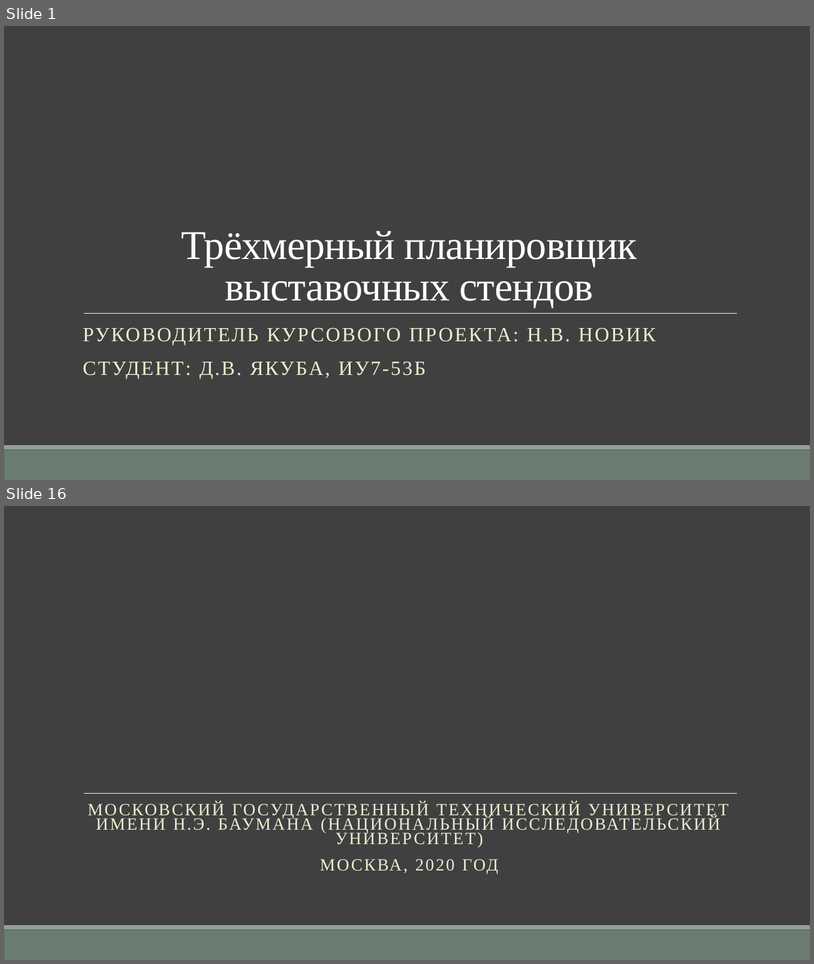
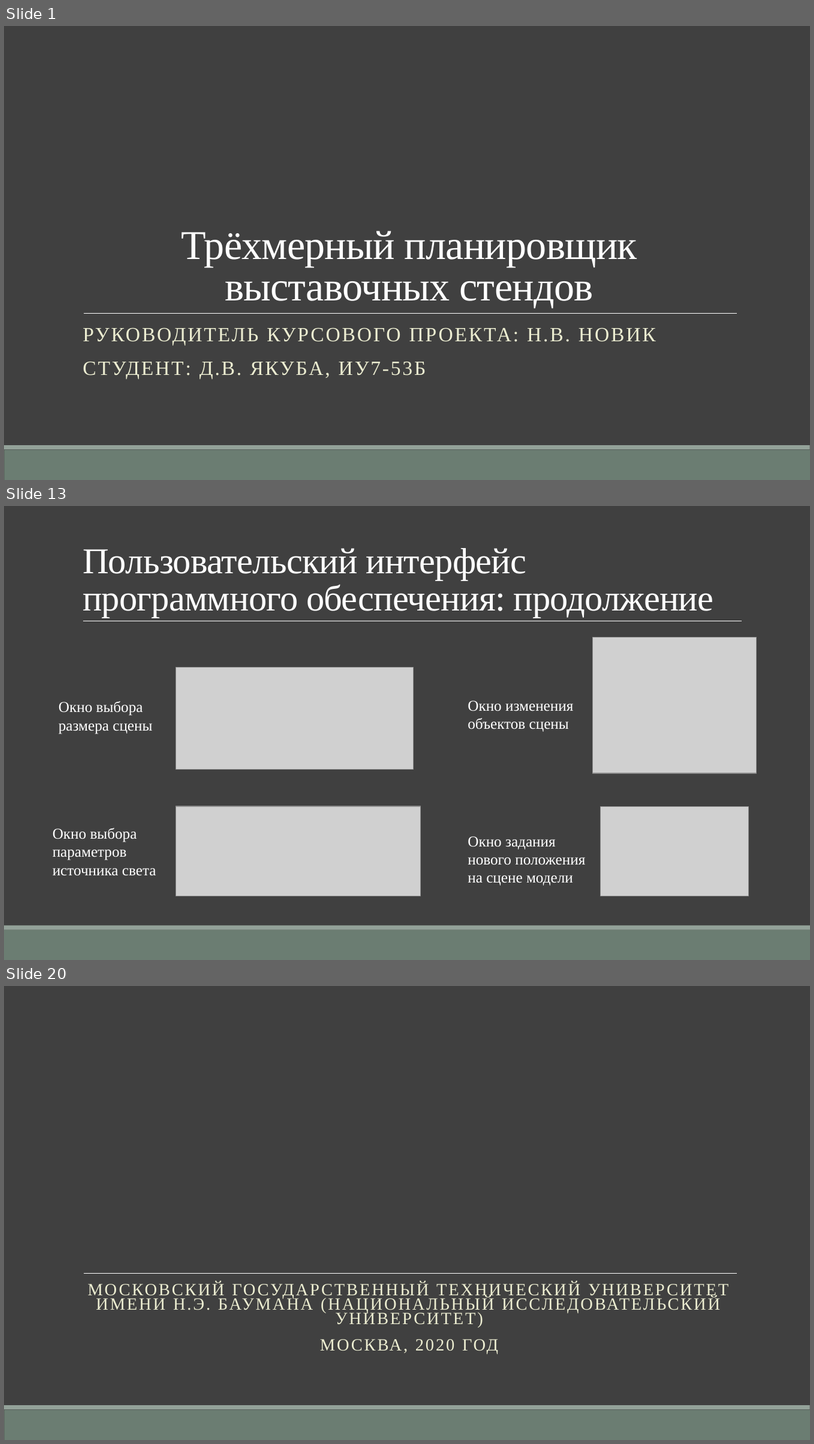
Before and after one commit to TheSawIsTheLaw/ComputerGraphicsCoursework, a slide deck: Presentation/CurseWorkYakuba.pptx. Shown one above the other, each under a label of ours: slides 1 and 16 before the commit, slides 1, 13 and 20 after it; the slides between them are not shown. The pictures are 814x964 and 814x1444 pixels, drawn with LibreOffice and Linux fonts; fonts in the diff are those of the drawing; grey boxes stand for pictures. Boxes give left, top, right and bottom in pixels: in the first picture for what was removed or moved away, otherwise in the second. Text is boxed around its words. In the diff, an @@ line names an element or a change of style, - is before the commit and + after.

```diff
--- a/Presentation/CurseWorkYakuba.pptx
+++ b/Presentation/CurseWorkYakuba.pptx
@@ slide 13 added at (4,506,810,960), background #404040; not listed: 2 template elements that a slide beside it also shows @@
@@ title added at (83,548,714,617), 43.2 pt, text #FFFFFF @@
+Пользовательский интерфейс программного обеспечения: продолжение
@@ line added from (83, 621) to (743, 621), #FFFFFF 0.5 pt @@
@@ picture added at (593,637,757,774) @@
@@ picture added at (176,667,414,769) @@
@@ text added at (59,701,152,734), 18 pt, text #FFFFFF @@
+Окно выбора размера сцены
@@ text added at (468,700,573,732), 18 pt, text #FFFFFF @@
+Окно изменения объектов сцены
@@ picture added at (176,806,421,895) @@
@@ picture added at (601,807,749,896) @@
@@ text added at (53,828,156,876), 18 pt, text #FFFFFF @@
+Окно выбора параметров источника света
@@ text added at (468,836,585,885), 18 pt, text #FFFFFF @@
+Окно задания нового положения на сцене модели
@@ what was slide 16 is now slide 20 @@
```
Also in this commit, not shown: 12 slides changed, 5 other slides added, 2 slides removed, 1 other file.
